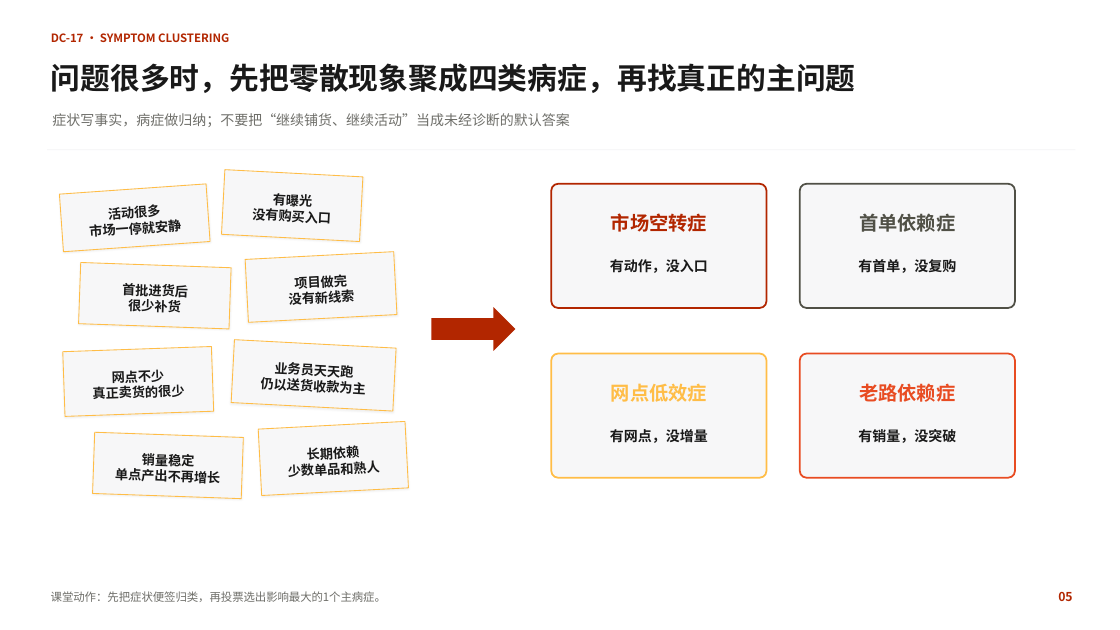
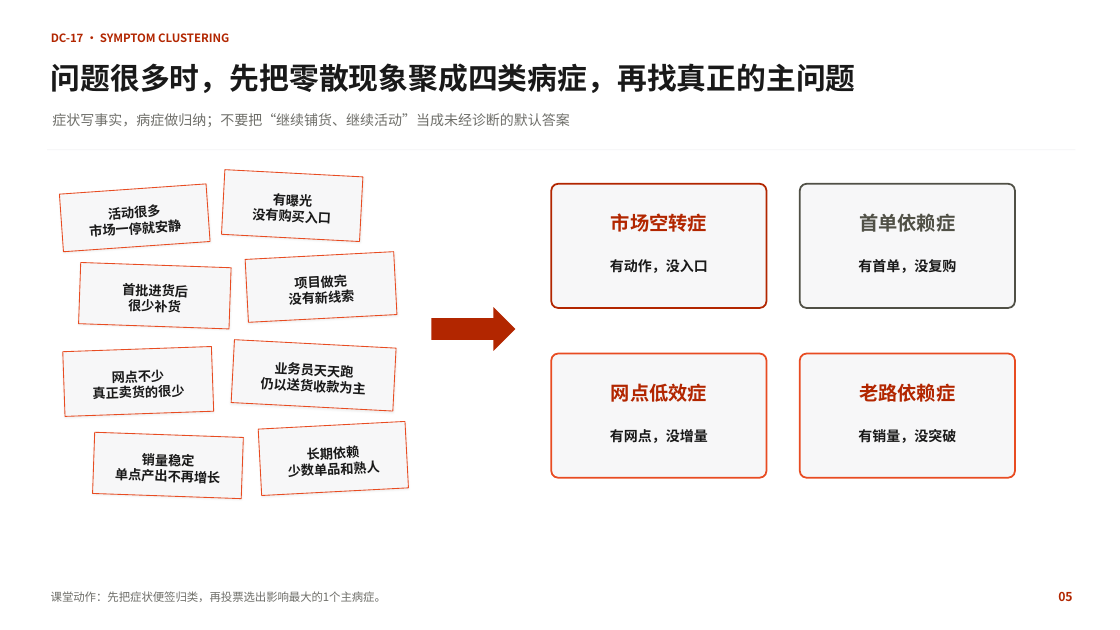
Before and after one commit to swefner/company-ppt-skills, a slide deck: slide 5 of domains/yuhong/assets/components/yuhong-county-course-components-branded.pptx. Drawn at 1120x630 pixels with LibreOffice and Linux fonts; fonts in the diff are those of the drawing; background and template pictures are left out. Boxes give left, top, right and bottom in pixels: in the first picture for what was removed or moved away, otherwise in the second. Text is boxed around its words. In the diff, an @@ line names an element or a change of style, - is before the commit and + after.

```diff
--- a/domains/yuhong/assets/components/yuhong-county-course-components-branded.pptx
+++ b/domains/yuhong/assets/components/yuhong-county-course-components-branded.pptx
@@ rounded rectangle at [551, 354, 766, 478]: outline #FFBD47 1.5 pt to #E84C22 1.5 pt @@
@@ text "网点低效症" at [611, 383, 707, 402]: text colour #FFBD47 to #B22600 @@
@@ text "老路依赖症" at [859, 383, 955, 402]: text colour #E84C22 to #B22600 @@
@@ outline #FFBD47 0.75 pt to #E84C22 0.75 pt in 8 elements at [59, 184, 210, 252], [222, 169, 364, 241], [79, 263, 231, 329], [245, 252, 397, 322], [63, 347, 214, 417], [231, 339, 396, 411], [92, 433, 243, 499], [258, 421, 408, 495] @@
```
Also in this commit, not shown: 4 other slides changed, 10 other files.
